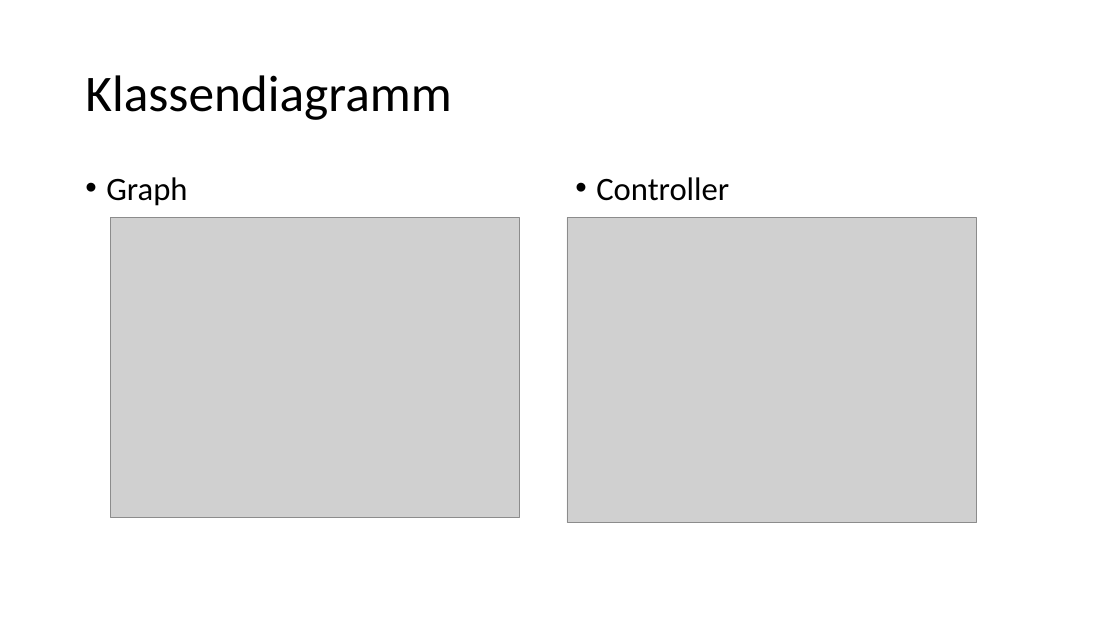
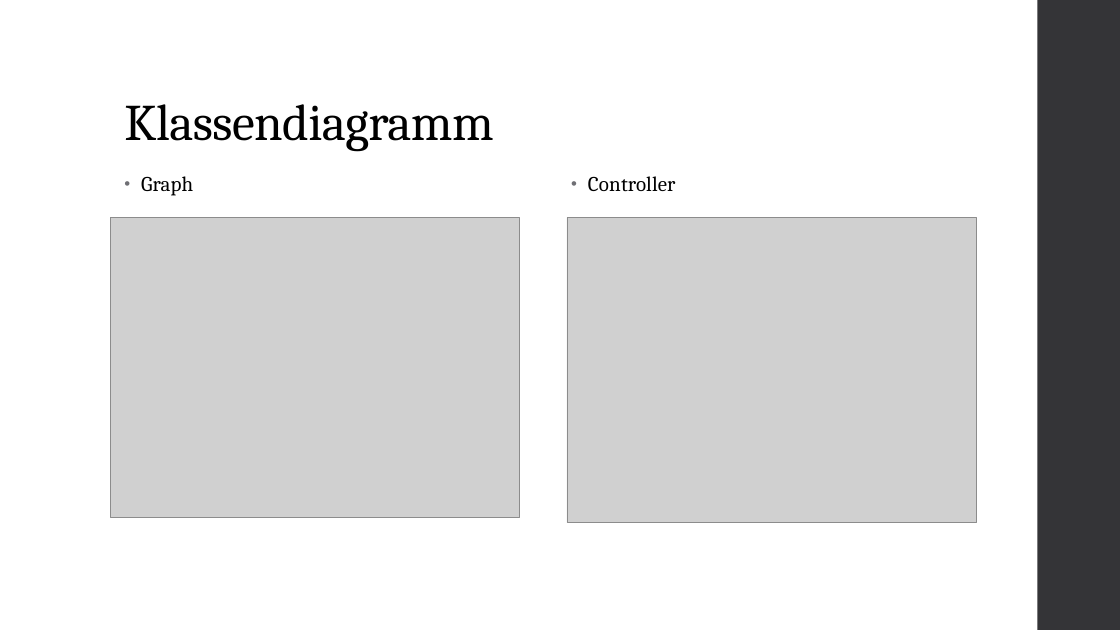
Before and after one commit to SWEHashiSG/hashi, a slide deck: slide 6 of documentation/Präsentation_Hashi_TeamSG.pptx (slide 3 before the commit). Drawn at 1120x630 pixels with LibreOffice and Linux fonts; fonts in the diff are those of the drawing; grey boxes stand for pictures. Boxes give left, top, right and bottom in pixels: in the first picture for what was removed or moved away, otherwise in the second. Text is boxed around its words. In the diff, an @@ line names an element or a change of style, - is before the commit and + after.

```diff
--- a/documentation/Präsentation_Hashi_TeamSG.pptx
+++ b/documentation/Präsentation_Hashi_TeamSG.pptx
@@ rectangle added at (x1=1038, y1=0, x2=1120, y2=630), fill #353537 @@
@@ title "Klassendiagramm" moved from (x1=85, y1=75, x2=451, y2=120) to (x1=124, y1=104, x2=493, y2=151) @@
@@ title "Klassendiagramm" at (x1=124, y1=104, x2=493, y2=151): font Calibri to Cambria, letter spacing 0 to -0.5 pt; vertical alignment middle to bottom @@
@@ text "Graph" moved from (x1=106, y1=177, x2=187, y2=206) to (x1=141, y1=176, x2=193, y2=196) @@
@@ text "Graph" at (x1=141, y1=176, x2=193, y2=196): size 28 to 18 pt, font Calibri to Cambria, letter spacing 0 to 0.1 pt; indent changed; line spacing 0.9 to 0.95; more space between paragraphs @@
@@ text "Controller" at (x1=588, y1=176, x2=676, y2=192): size 28 to 18 pt, font Calibri to Cambria, letter spacing 0 to 0.1 pt; indent changed; line spacing 0.9 to 0.95; more space between paragraphs @@
```
Also in this commit, not shown: 9 other slides changed, 3 slides added, 1 slide removed.
